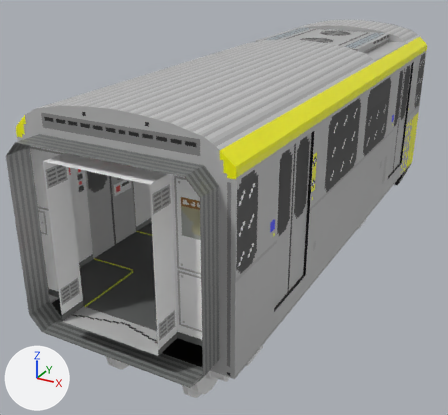
The Blender file hr4000/blender/hr4000.blend, before and after one commit.
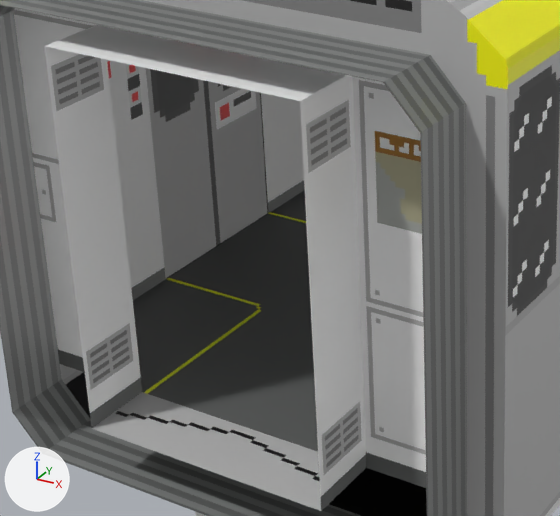
Old and new are each drawn whole from a 50 mm camera at (27.9, -63.2, 34.4) aimed at (-4.4, -4.5, 5.0) and again close up on the part from 5% to 58% of the width and 34% to 86% of the height. Lighting does not change. The marker at lower left points along +X, +Y and +Z.

The older version as bpy lines, for what is in view:
```python
me_cube = bpy.data.meshes.new('Cube')
me_cube.from_pydata(...)  # 1933 vertices, 1808 faces; spans x -1.0..1.0, y -3.15..3.02, z -1.27..1.0
me_cube.materials.append(mat_material)  # picture img_hr4000_exterior_png
me_cube_002 = bpy.data.meshes.new('Cube.002')
me_cube_002.from_pydata(...)  # a box spanning x -4.0..2.0, y -3.6..3.6, z -0.3..0.3
me_cube_004 = bpy.data.meshes.new('Cube.004')
me_cube_004.from_pydata(...)  # 64 vertices, 16 faces; spans x -0.97..0.97, y -2.19..2.09, z -0.8..0.61
me_cube_004.materials.append(mat_material_001)  # picture img_hr4000_doors_png
ob_doors = bpy.data.objects.new('Doors', me_cube_004)
ob_doors.location = (0.0, 0.0, 13.0)
ob_doors.scale = (10.0, 10.0, 10.0)
ob_seat = bpy.data.objects.new('Seat', me_cube_002)
ob_seat.location = (7.0, 0.0, 8.0)
ob_wagon_exterior = bpy.data.objects.new('Wagon Exterior', me_cube)
ob_wagon_exterior.location = (0.0, 0.0, 13.0)
ob_wagon_exterior.scale = (10.0, 10.0, 10.0)
# also in view: 'Wagon Interior' at (0.0, -0.9, 13.2)
```
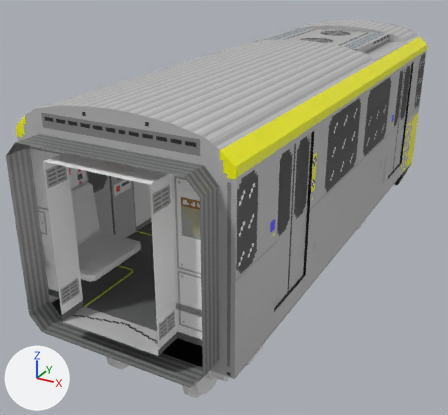
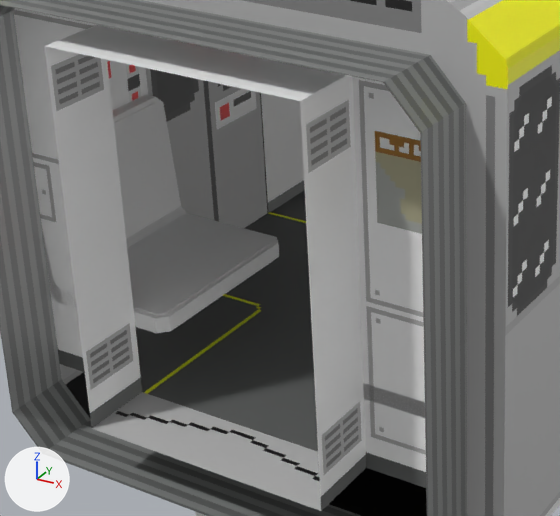
Patch to the scene script:
```diff
--- a/hr4000/blender/hr4000.blend.py
+++ b/hr4000/blender/hr4000.blend.py
@@ me_cube_002 @@
 # used by ob_seat; location = (7.0, 0.0, 8.0)
-me_cube_002.from_pydata(...)  # 8 vertices, 6 faces; spans x -4.0..2.0, y -3.6..3.6, z -0.3..0.3
+me_cube_002.from_pydata(...)  # 684 vertices, 702 faces; spans x -16.5..2.5, y -28.95..27.42, z -0.3..5.3
+# me_cube_002 part 1: a new loose piece of 76 vertices spanning x -3.5..2.5, y -28.95..-21.75, z -0.3..5.3
+# me_cube_002 part 2: a new loose piece of 76 vertices spanning x -16.5..-10.5, y -28.95..-21.75, z -0.3..5.3
```

Changed parts and their boxes (x1, y1, x2, y2) in the close-ups (560 x 516 px):
'Seat', reshaped (not visible before): after (41, 95, 425, 418)
part 1 of me_cube_002, added: after (363, 383, 425, 418)
part 2 of me_cube_002, added: after (41, 95, 279, 333)
